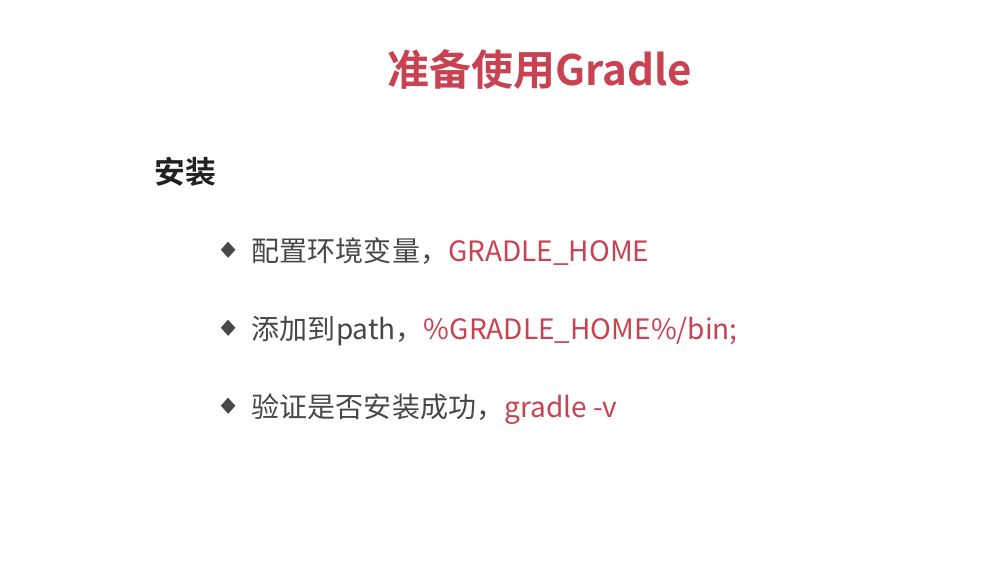
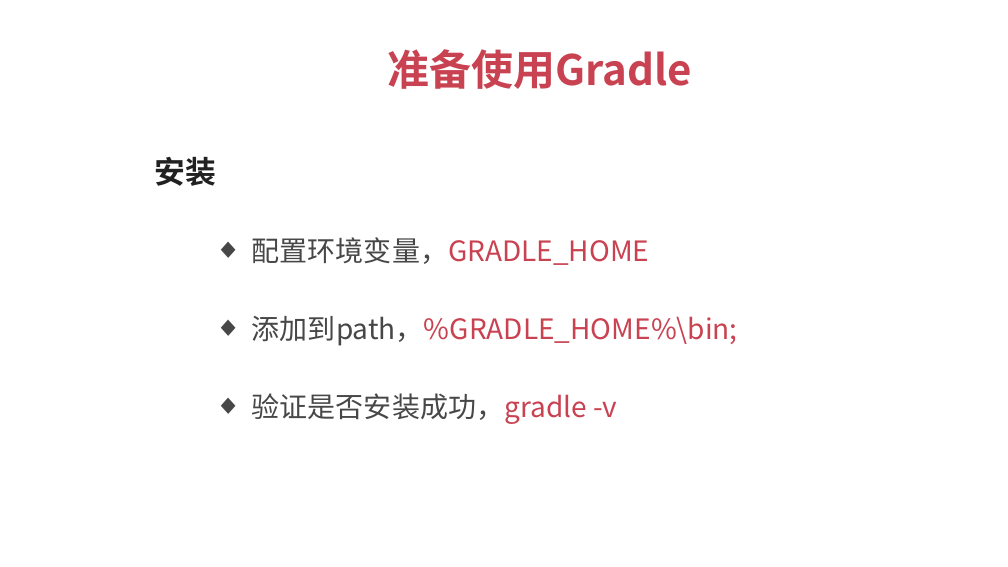
Before and after one commit to 1329555958/imooc, a slide deck: slide 11 of Gradle.pptx. Drawn at 1008x567 pixels with LibreOffice and Linux fonts; fonts in the diff are those of the drawing. Boxes give left, top, right and bottom in pixels: in the first picture for what was removed or moved away, otherwise in the second. Text is boxed around its words. In the diff, an @@ line names an element or a change of style, - is before the commit and + after.

```diff
--- a/Gradle.pptx
+++ b/Gradle.pptx
@@ text at <box>252,316,738,346</box>: text changed @@
-  ◆ 添加到path，%GRADLE_HOME%/bin;
+  ◆ 添加到path，%GRADLE_HOME%\bin;
```
Also in this commit, not shown: 1 slide removed, 1 other file.
